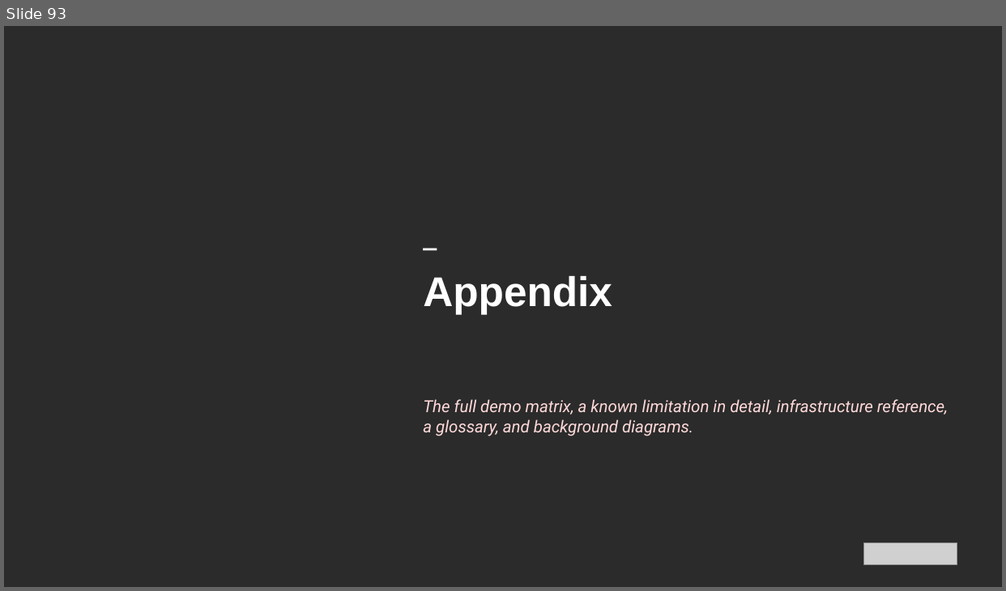
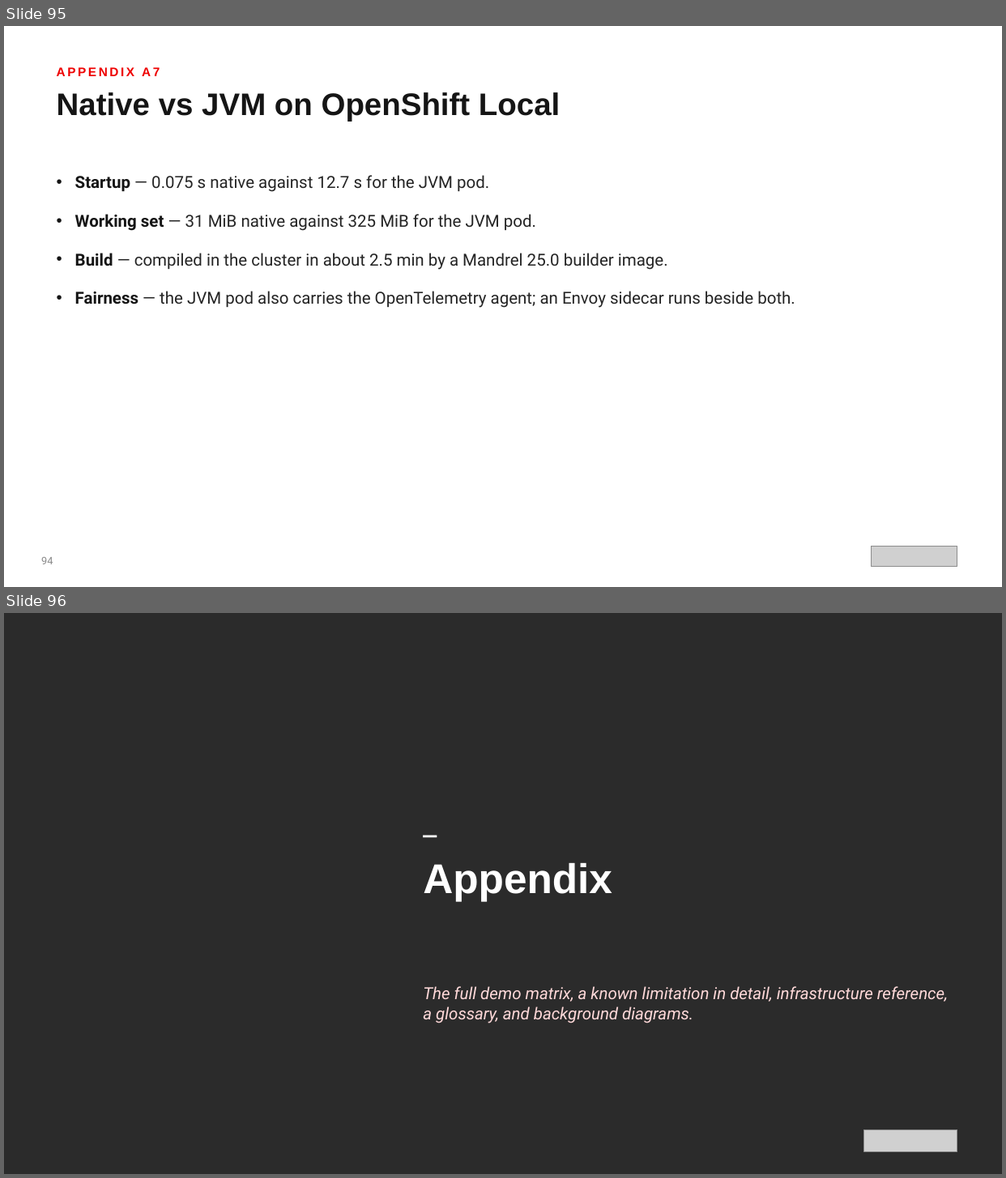
Before and after one commit to patterncatalyst/datamesh-reference-arch-quarkus, a slide deck: presentation/datamesh-201/Datamesh-201-Quarkus-r1.2.pptx. Shown one above the other, each under a label of ours: slide 93 before the commit, slides 95 and 96 after it. The pictures are 1006x591 and 1006x1178 pixels, drawn with LibreOffice and Linux fonts; fonts in the diff are those of the drawing; grey boxes stand for pictures; background and template pictures are left out; a plain dark background stands for a picture behind light text. Boxes give left, top, right and bottom in pixels: in the first picture for what was removed or moved away, otherwise in the second. Text is boxed around its words. In the diff, an @@ line names an element or a change of style, - is before the commit and + after.

Commit message:
docs(deck): Appendix A7 platform tier slides

```diff
--- a/presentation/datamesh-201/Datamesh-201-Quarkus-r1.2.pptx
+++ b/presentation/datamesh-201/Datamesh-201-Quarkus-r1.2.pptx
@@ slide 95 added at bbox=[4, 26, 1002, 587], background #FFFFFF @@
@@ text added at bbox=[57, 67, 160, 76], 12 pt, text #EE0000, bold @@
+APPENDIX A7
@@ text added at bbox=[57, 92, 560, 122], 30 pt, text #151515, bold @@
+Native vs JVM on OpenShift Local
@@ text added at bbox=[75, 175, 795, 308], 16 pt, text #242424 @@
+• Startup — 0.075 s native against 12.7 s for the JVM pod.
+• Working set — 31 MiB native against 325 MiB for the JVM pod.
+• Build — compiled in the cluster in about 2.5 min by a Mandrel 25.0 builder image.
+• Fairness — the JVM pod also carries the OpenTelemetry agent; an Envoy sidecar runs beside both.
@@ text added at bbox=[41, 557, 53, 565], 10 pt, text #8A8A8A @@
+94
@@ picture added at bbox=[871, 546, 957, 566] @@
@@ what was slide 93 is now slide 96 @@
```
Also in this commit, not shown: 13 slides changed, 2 other slides added, 2 other files.
